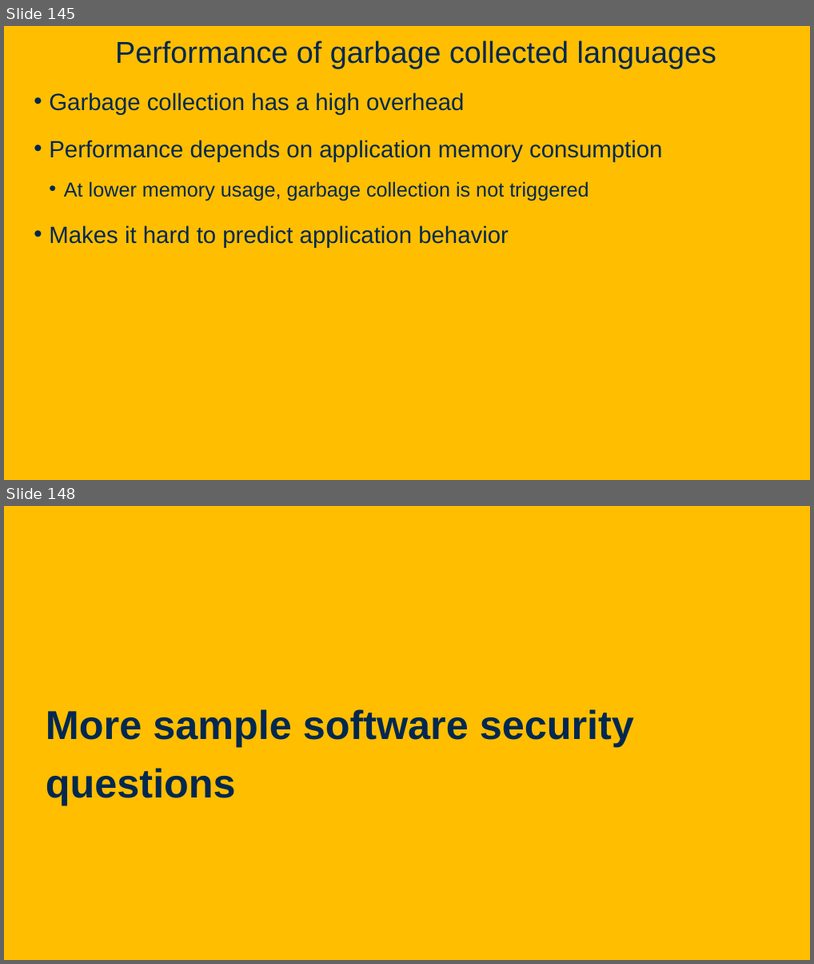
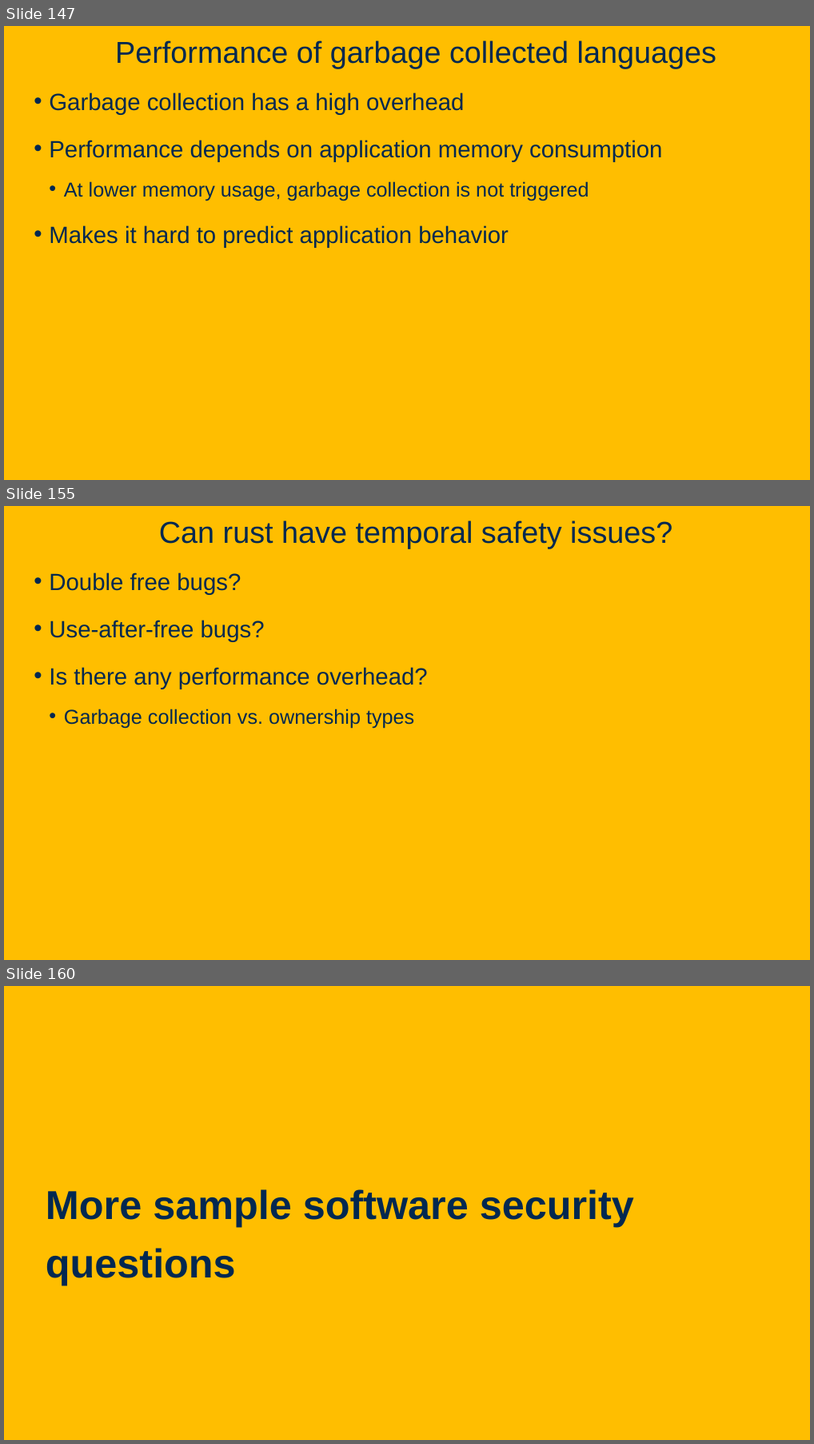
Before and after one commit to davsec-teaching/ecs160-f25, a slide deck: slides/9_software_security.pptx. Shown one above the other, each under a label of ours: slides 145 and 148 before the commit, slides 147, 155 and 160 after it; the slides between them are not shown. The pictures are 814x964 and 814x1444 pixels, drawn with LibreOffice and Linux fonts; fonts in the diff are those of the drawing; background and template pictures are left out. Boxes give left, top, right and bottom in pixels: in the first picture for what was removed or moved away, otherwise in the second. Text is boxed around its words. In the diff, an @@ line names an element or a change of style, - is before the commit and + after.

```diff
--- a/slides/9_software_security.pptx
+++ b/slides/9_software_security.pptx
@@ slide 155 added at [4,506,810,960], background picture (left out) @@
@@ title added at [159,520,673,548], 36 pt, text #022850 @@
+Can rust have temporal safety issues?
@@ text added at [49,572,428,728], 28 pt, text #022850 @@
+• Double free bugs?
+• Use-after-free bugs?
+• Is there any performance overhead?
+  • Garbage collection vs. ownership types
@@ what was slide 145 is now slide 147 @@
@@ what was slide 148 is now slide 160 @@
```
Also in this commit, not shown: 1 slide changed, 12 other slides added, 1 slide removed.
